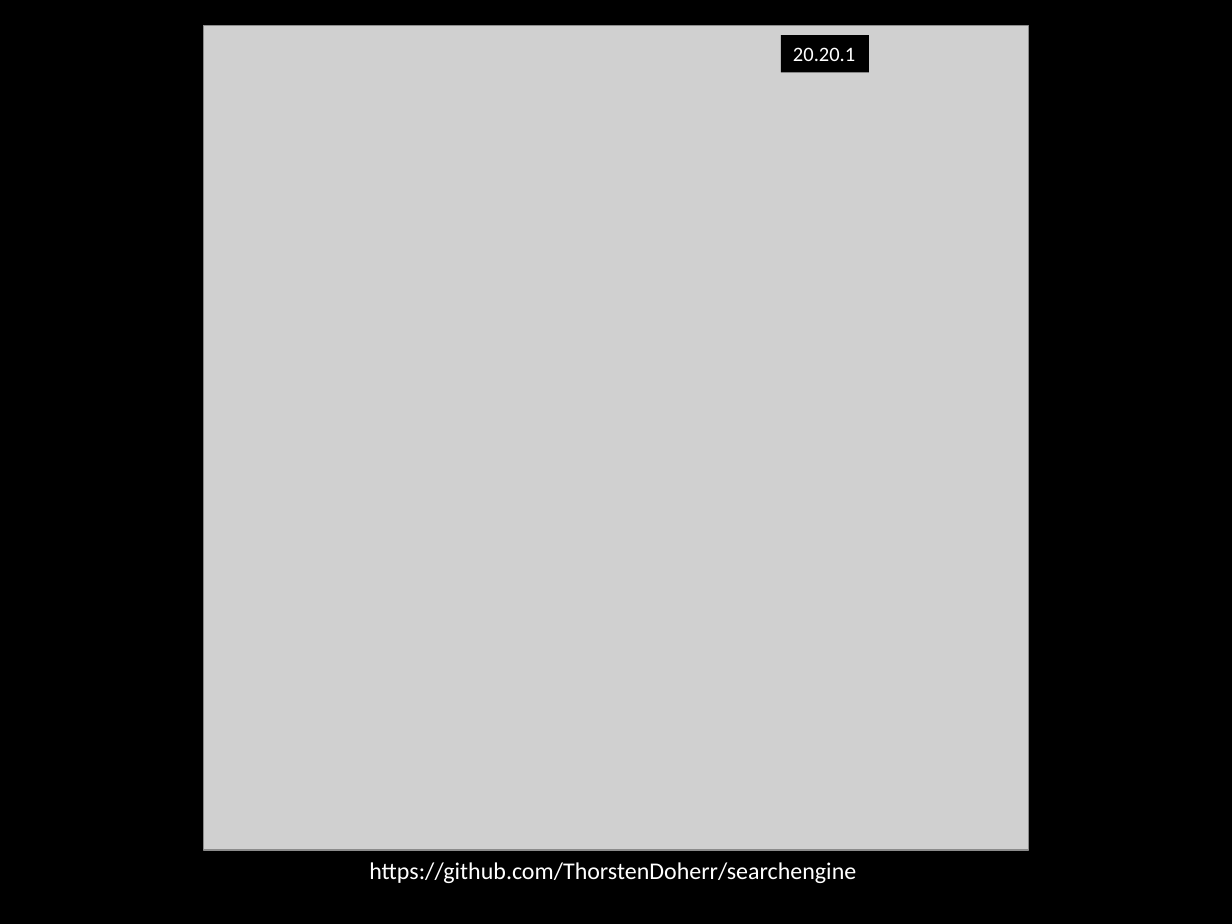
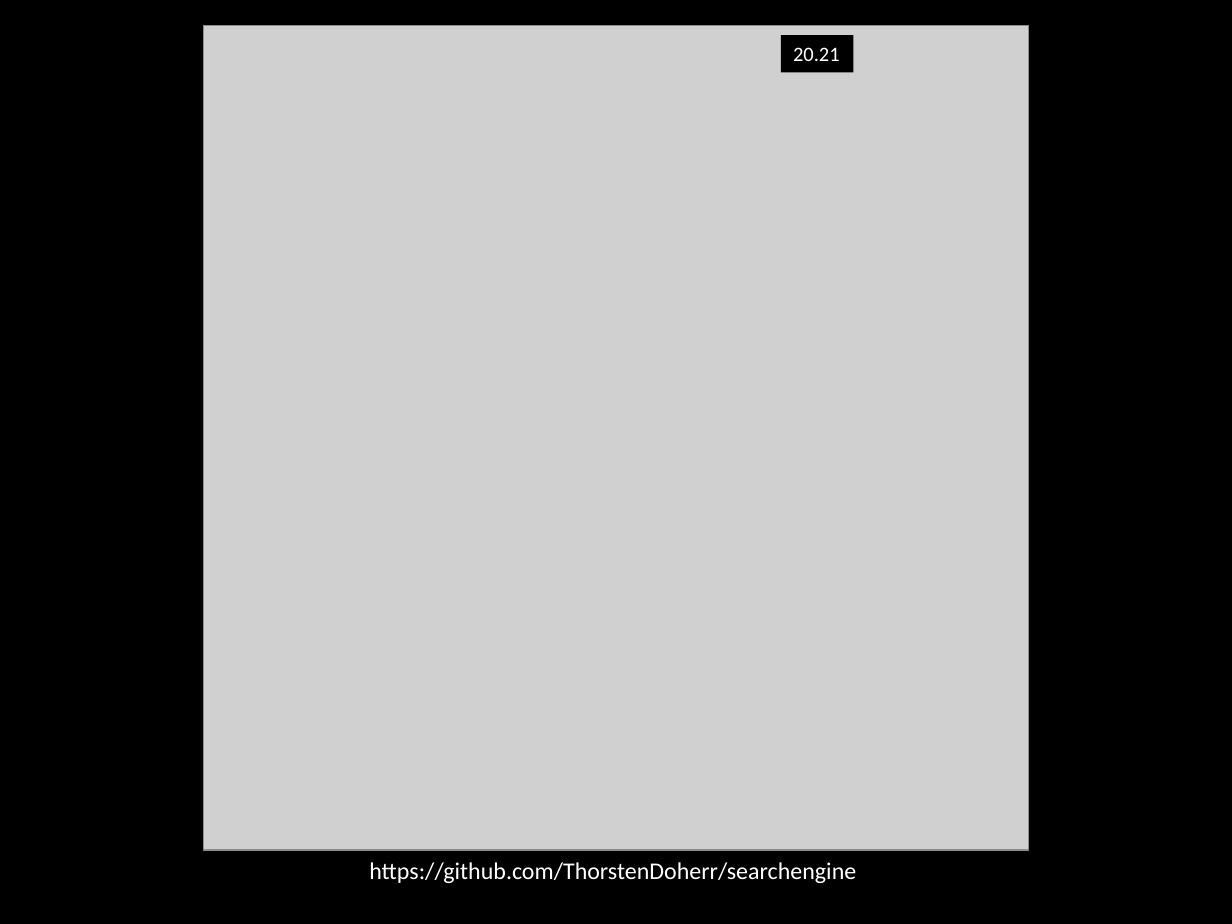
Before and after one commit to ThorstenDoherr/searchengine, a slide deck: slide 1 of doc/Manual.pptx. Drawn at 1232x924 pixels with LibreOffice and Linux fonts; fonts in the diff are those of the drawing; grey boxes stand for pictures. Boxes give left, top, right and bottom in pixels: in the first picture for what was removed or moved away, otherwise in the second. Text is boxed around its words. In the diff, an @@ line names an element or a change of style, - is before the commit and + after.

```diff
--- a/doc/Manual.pptx
+++ b/doc/Manual.pptx
@@ rectangle "20.21": place and size @@
-rectangle "20.21" at (781, 36, 870, 73)
+rectangle "20.21" at (781, 36, 854, 73)
@@ text in rectangle at (793, 47, 840, 61): text changed @@
-20.20.1
+20.21
```
Also in this commit, not shown: 3 other slides changed, 1 other file.
